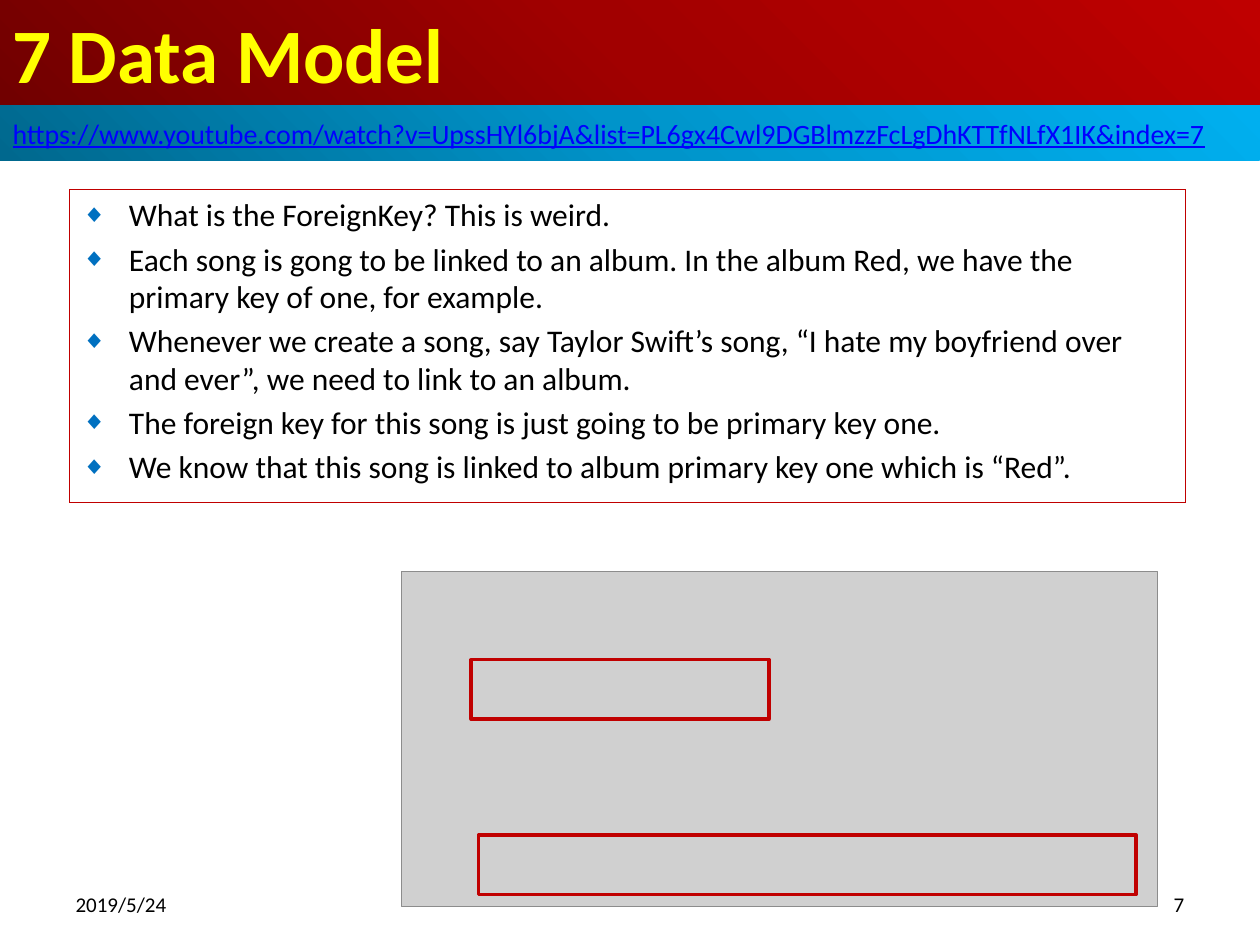
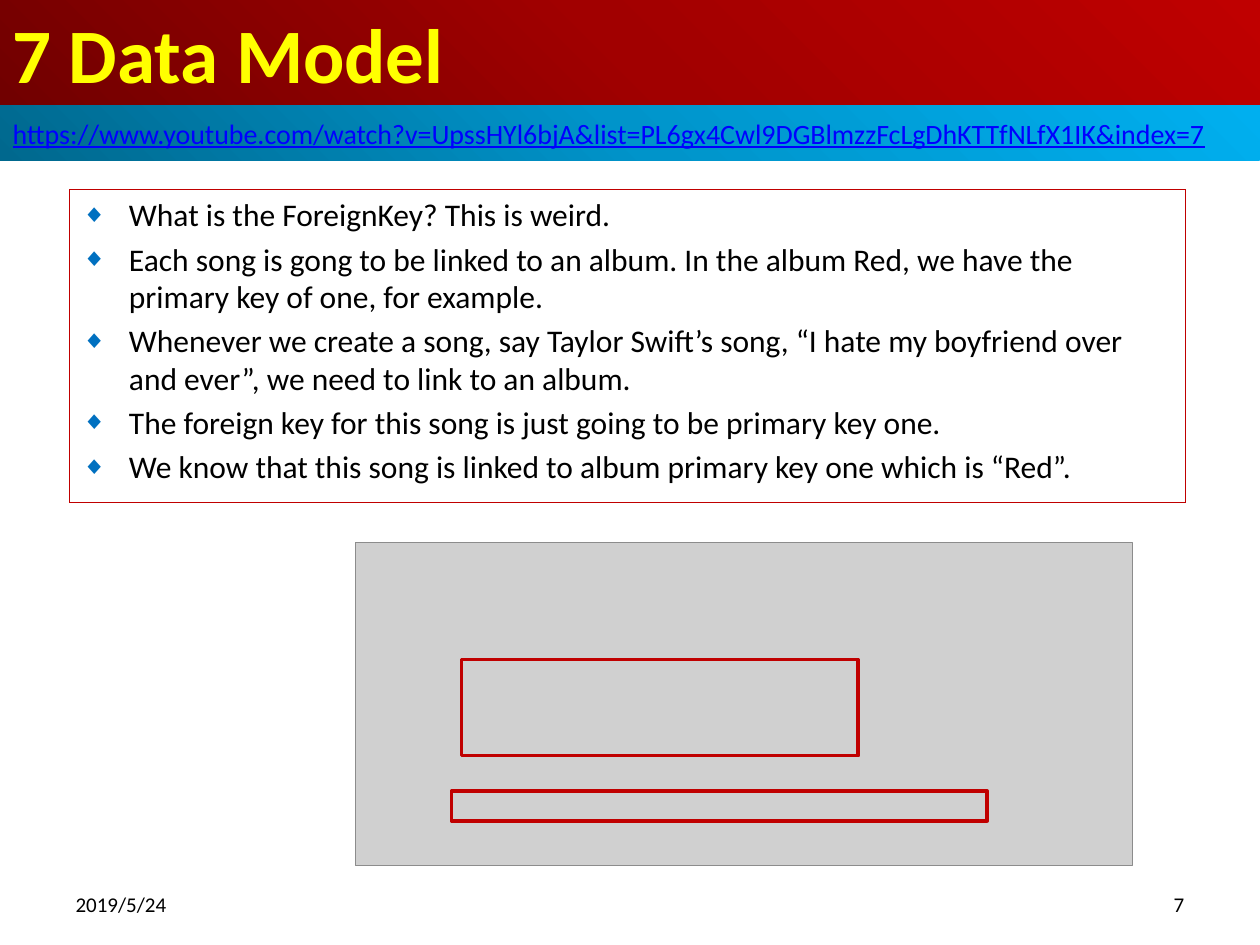
Before and after one commit to peterhchen/500-Django-Basic, a slide deck: slide 7 of 07_DataModel/07_DataModel.pptx. Drawn at 1260x945 pixels with LibreOffice and Linux fonts; fonts in the diff are those of the drawing; grey boxes stand for pictures. Boxes give left, top, right and bottom in pixels: in the first picture for what was removed or moved away, otherwise in the second. Text is boxed around its words. In the diff, an @@ line names an element or a change of style, - is before the commit and + after.

Commit message:
Activated Model

```diff
--- a/07_DataModel/07_DataModel.pptx
+++ b/07_DataModel/07_DataModel.pptx
@@ picture: place and size @@
-picture at bbox=[402, 572, 1158, 907]
+picture at bbox=[355, 543, 1133, 866]
@@ rectangle: place and size @@
-rectangle at bbox=[471, 660, 769, 719]
+rectangle at bbox=[461, 660, 858, 756]
@@ rectangle: place and size @@
-rectangle at bbox=[479, 835, 1137, 895]
+rectangle at bbox=[451, 791, 987, 822]
```
Also in this commit, not shown: 6 other slides changed, 1 slide added, 13 other files.
